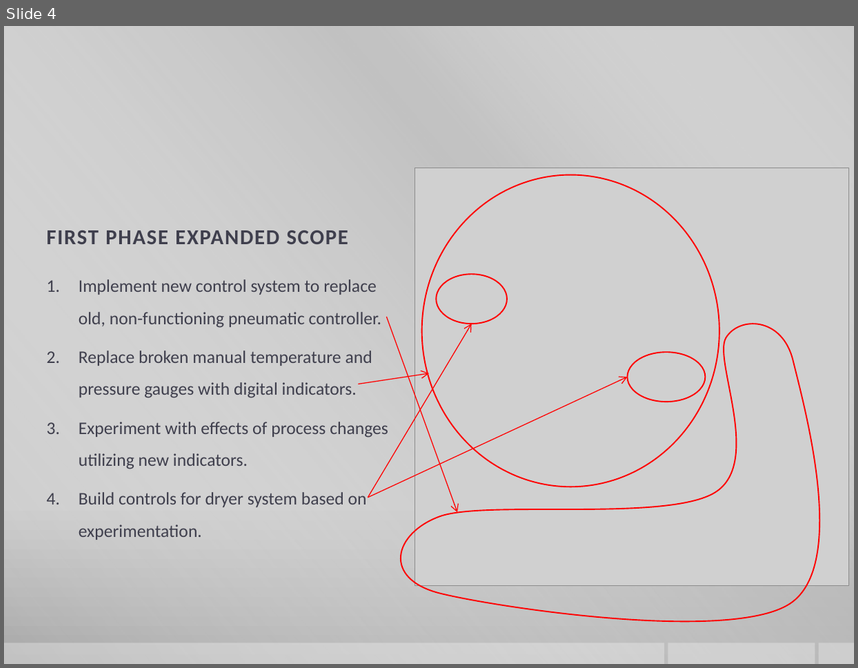
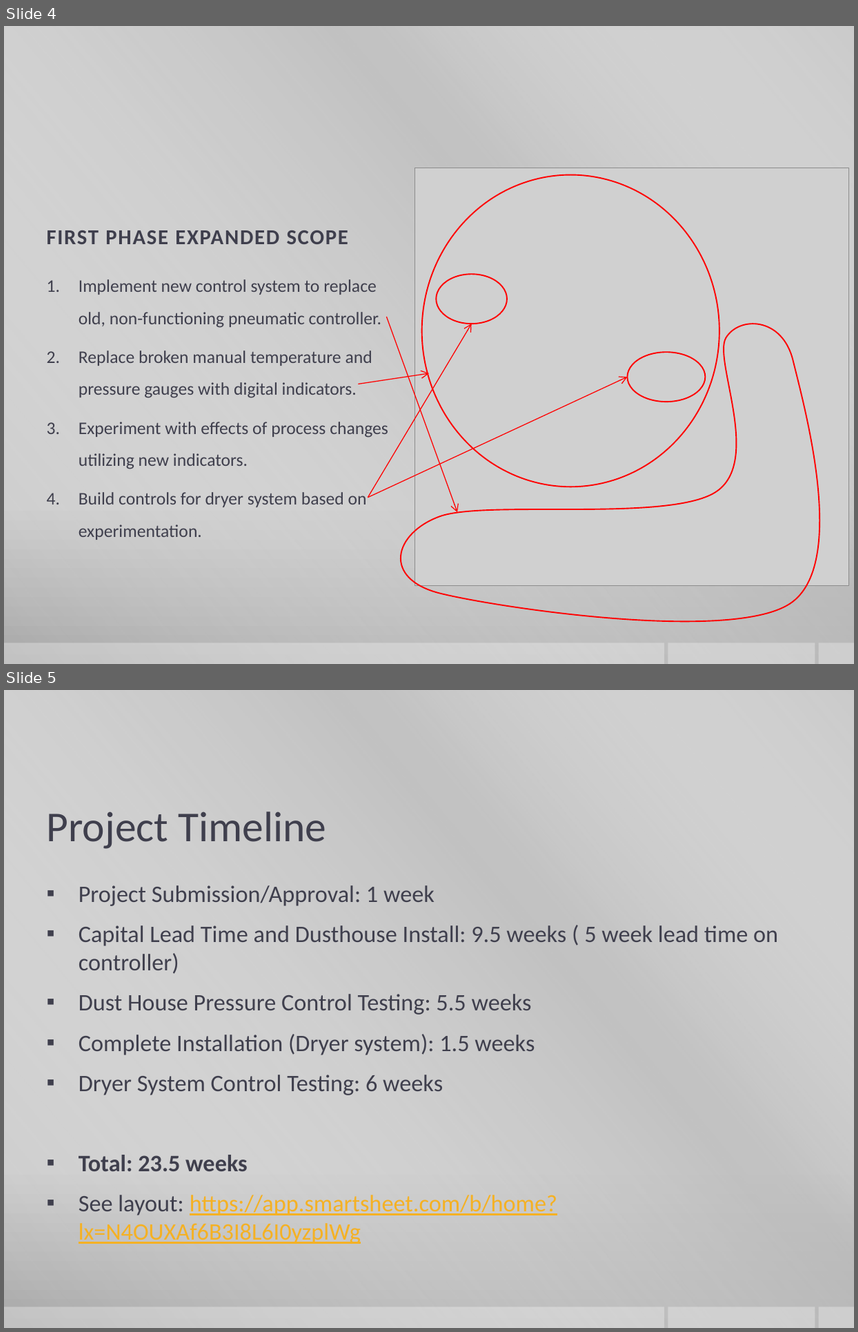
Before and after one commit to Bobby-Miller/RotaryKiln, a slide deck: Project Documents/Rotary Kiln Data Acquisition and Controls Upgrade.pptx. Shown one above the other, each under a label of ours: slide 4 before the commit, slides 4 and 5 after it. The pictures are 858x668 and 858x1332 pixels, drawn with LibreOffice and Linux fonts; fonts in the diff are those of the drawing; grey boxes stand for pictures; background and template pictures are left out. Boxes give left, top, right and bottom in pixels: in the first picture for what was removed or moved away, otherwise in the second. Text is boxed around its words. In the diff, an @@ line names an element or a change of style, - is before the commit and + after.

```diff
--- a/Project Documents/Rotary Kiln Data Acquisition and Controls Upgrade.pptx
+++ b/Project Documents/Rotary Kiln Data Acquisition and Controls Upgrade.pptx
@@ slide 5 added at [4,690,854,1328], background gradient #CBCBCB to #C8C8C8 to #A7A7A7; not listed: 4 template elements that a slide beside it also shows @@
@@ title added at [47,811,326,849], 36 pt, text #3F3F4D @@
+Project Timeline
@@ text added at [79,885,778,1243], 20 pt, text #3F3F4D @@
+▪ Project Submission/Approval: 1 week
+▪ Capital Lead Time and Dusthouse Install: 9.5 weeks ( 5 week lead time on controller)
+▪ Dust House Pressure Control Testing: 5.5 weeks
+▪ Complete Installation (Dryer system): 1.5 weeks
+▪ Dryer System Control Testing: 6 weeks
+▪ Total: 23.5 weeks
+▪ See layout: https://app.smartsheet.com/b/home?lx=N4OUXAf6B3I8L6I0yzplWg
```
Also in this commit, not shown: 1 slide changed, 3 other slides added, 1 slide removed, 1 other file.
